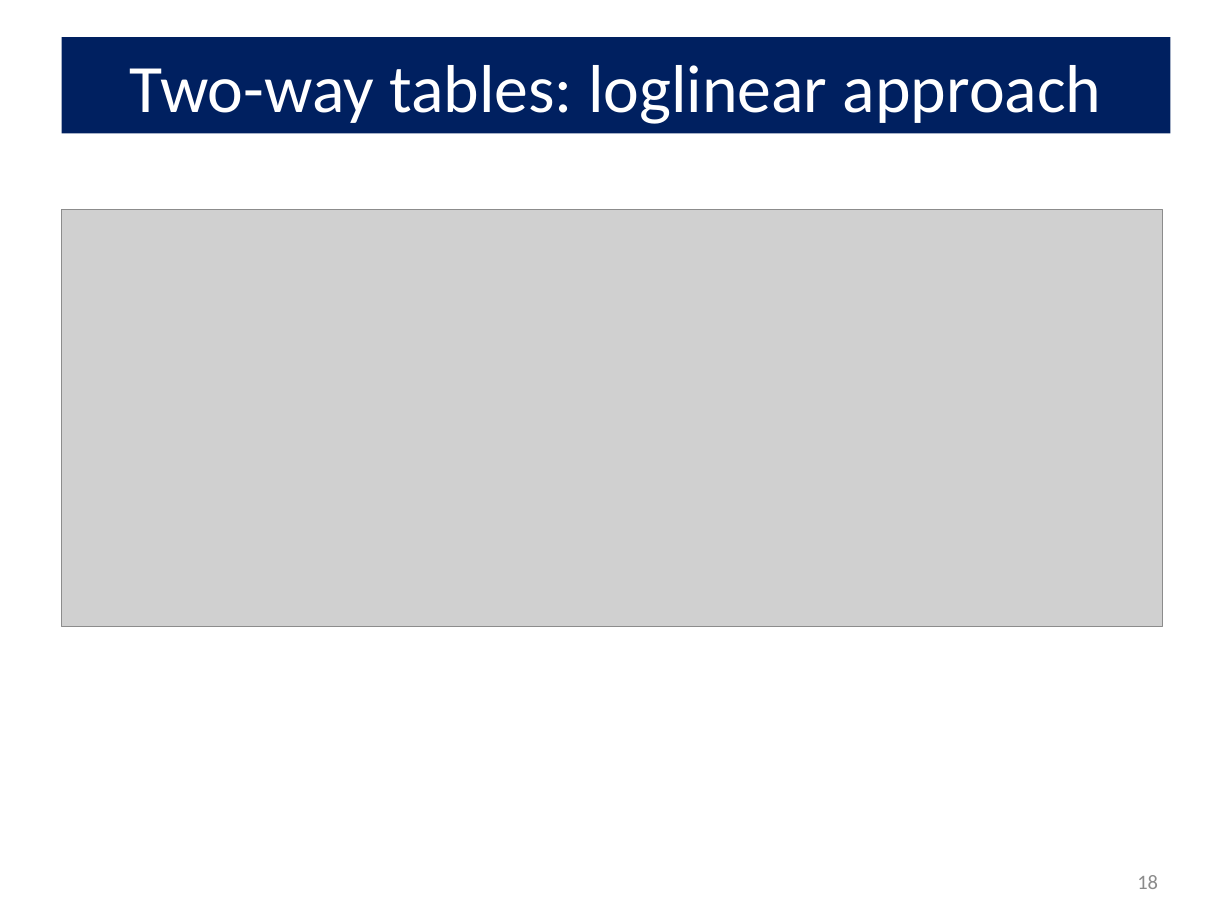
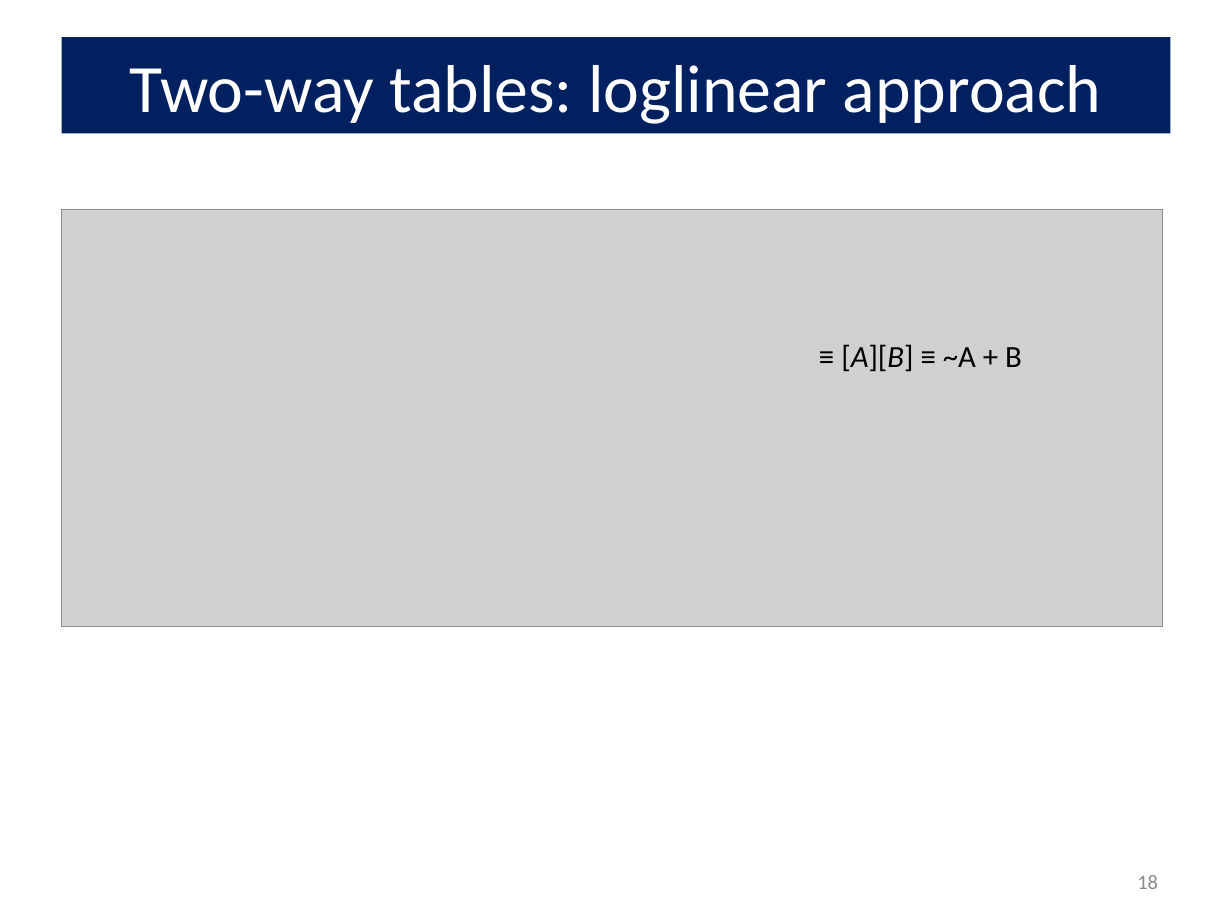
Before and after one commit to friendly/psy6136, a slide deck: slide 18 of lectures/04-Loglin.pptx. Drawn at 1232x924 pixels with LibreOffice and Linux fonts; fonts in the diff are those of the drawing; grey boxes stand for pictures. Boxes give left, top, right and bottom in pixels: in the first picture for what was removed or moved away, otherwise in the second. Text is boxed around its words. In the diff, an @@ line names an element or a change of style, - is before the commit and + after.

```diff
--- a/lectures/04-Loglin.pptx
+++ b/lectures/04-Loglin.pptx
@@ text added at (841,344,1022,371), 18 pt, text #000000 @@
+≡ [A][B] ≡ ~A + B
```
Also in this commit, not shown: 18 other slides changed, 4 other files.
